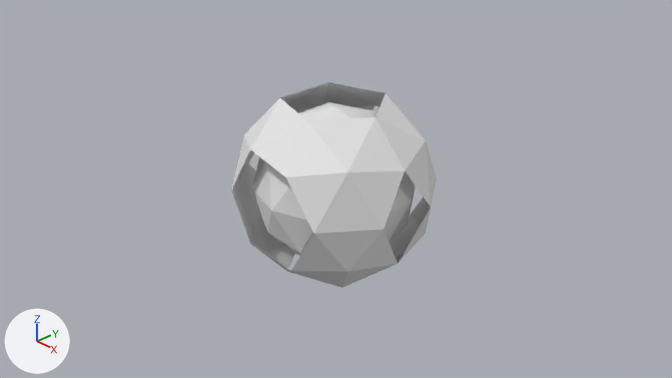
What one commit did to the Blender file Raetzelia.blend.
Both versions are drawn from the file's camera 'Camera'. Every picture has the same lights, and +X, +Y and +Z are marked at lower left. The first picture is the older version.

The first picture shows 'ICO球', 'ICO球.001'.
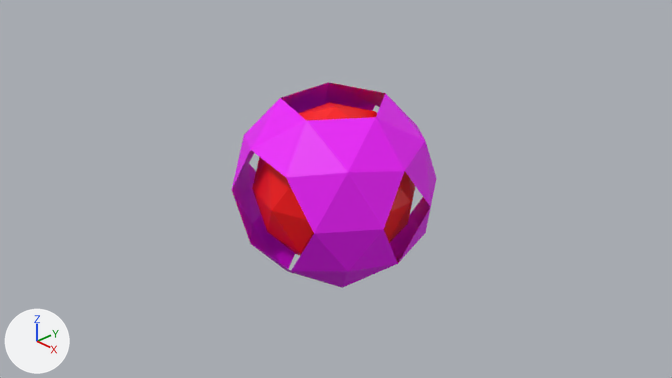
The edits, one by one:
Picture '無題' (img_無題) is new.
Material 'マテリアル.001' (mat_マテリアル_001) is new.
Its texture is img_無題.
Material 'マテリアル' (mat_マテリアル) is new.
Its texture is img_無題.
me_ico球 has 42 vertices, 80 faces and spans x -0.95..0.95, y -1.0..1.0, z -1.0..1.0.
me_ico球 gains material mat_マテリアル (picture img_無題).
me_ico球_001 has 38 vertices, 54 faces and spans x -0.95..0.95, y -0.85..0.85, z -0.85..0.85.
me_ico球_001 gains material mat_マテリアル_001 (picture img_無題).

Location of each change, [x1, y1, x2, y2] in pixels of the pictures (672 x 378 px):
'ICO球.001', recoloured (white to pink): [232, 82, 436, 288] in both
'ICO球', recoloured (white to red): [252, 102, 415, 256] in both
